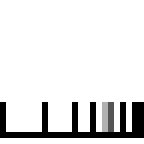
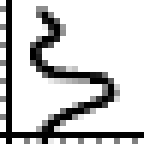
The second 144px x 144px image is a revision of the first. Changes to its layers:
hid "Logscale-horizontal" over [0, 102, 144, 132]
added layer "Curve-vertical" above "Curve" over [30, 6, 120, 144]
showed "Axes" over [0, 0, 144, 144]
